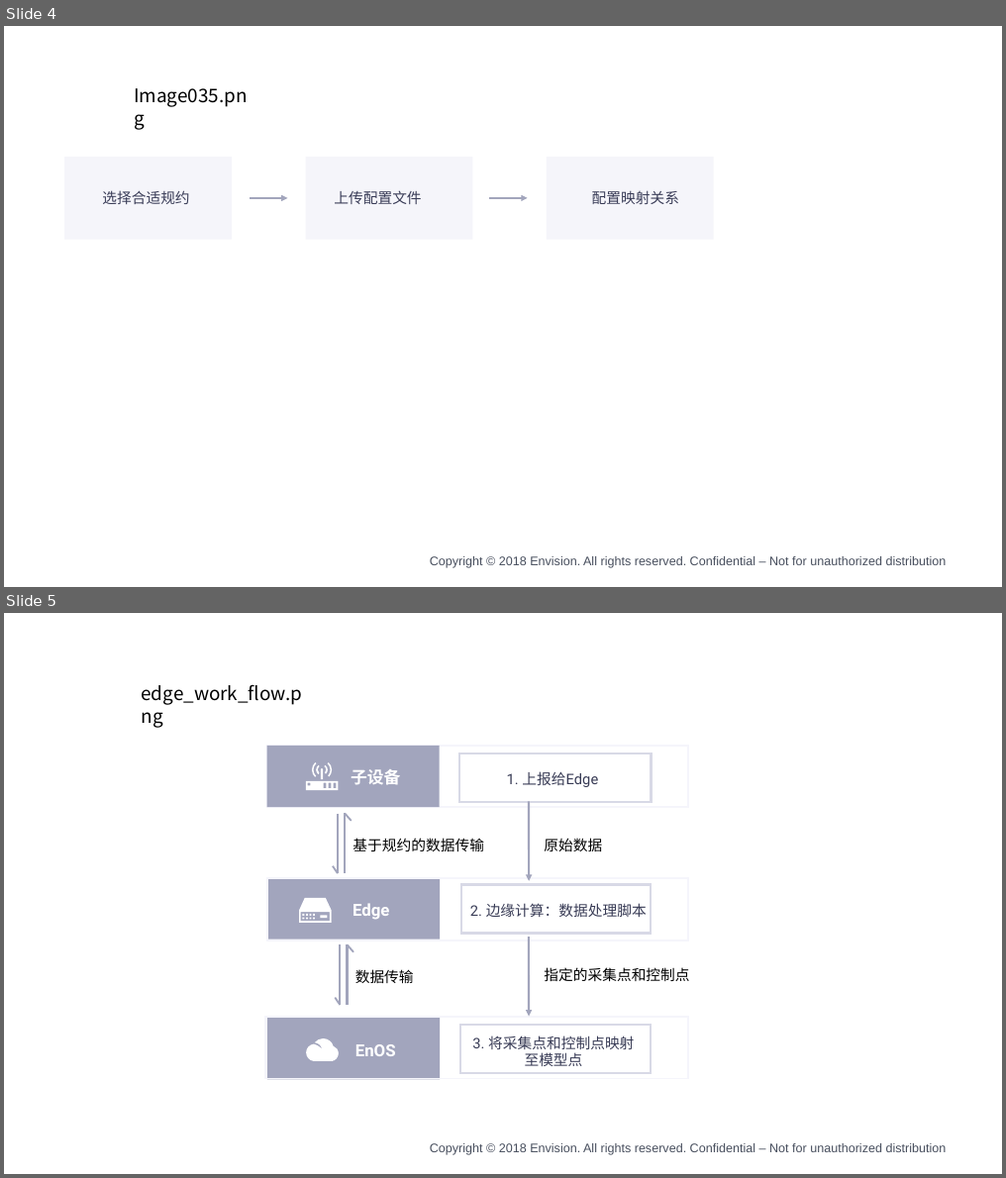
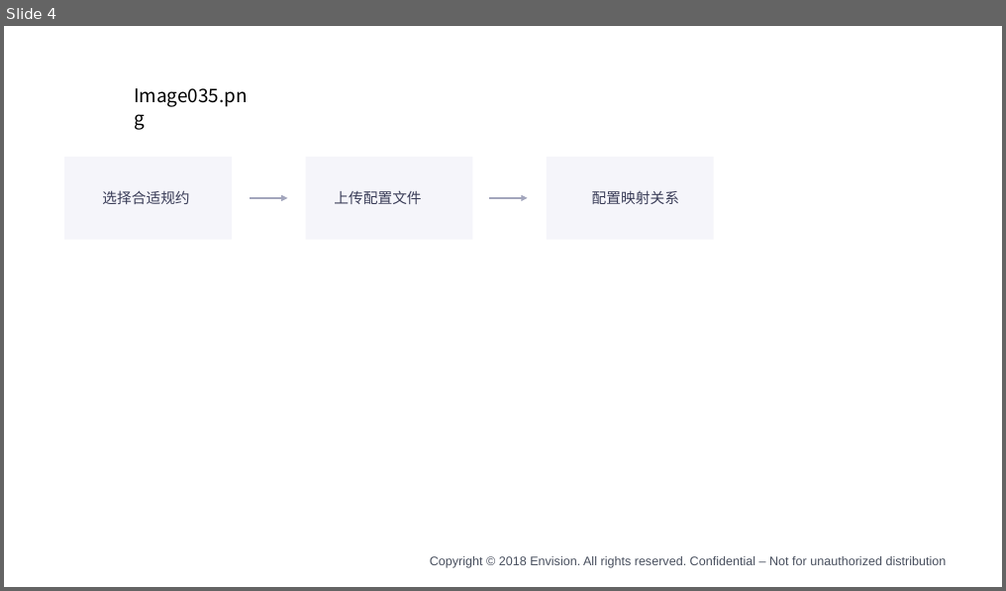
Before and after one commit to EnvisionDoc/enos_edge_en, a slide deck: media/edge.pptx. Shown one above the other, each under a label of ours: slides 4 and 5 before the commit, slide 4 after it. The pictures are 1006x1178 and 1006x591 pixels, drawn with LibreOffice and Linux fonts; fonts in the diff are those of the drawing; background and template pictures are left out. Boxes give left, top, right and bottom in pixels: in the first picture for what was removed or moved away, otherwise in the second. Text is boxed around its words. In the diff, an @@ line names an element or a change of style, - is before the commit and + after.

```diff
--- a/media/edge.pptx
+++ b/media/edge.pptx
@@ slide 5 removed at (4, 613, 1002, 1174), background #FFFFFF; not listed: 1 template element that a slide beside it also shows @@
@@ text removed at (142, 684, 303, 705) @@
-edge_work_flow.png
@@ group removed at (266, 746, 689, 1079): 10 texts, 9 rectangles, 8 lines, 3 freeform shapes, 2 arrows @@
-EnOS
-Edge
-1. 上报给Edge
-数据传输
-3. 将采集点和控制点映射至模型点
-2. 边缘计算：数据处理脚本
-子设备
-基于规约的数据传输
-原始数据
-指定的采集点和控制点
```
Also in this commit, not shown: 1 slide added, 40 other files.
